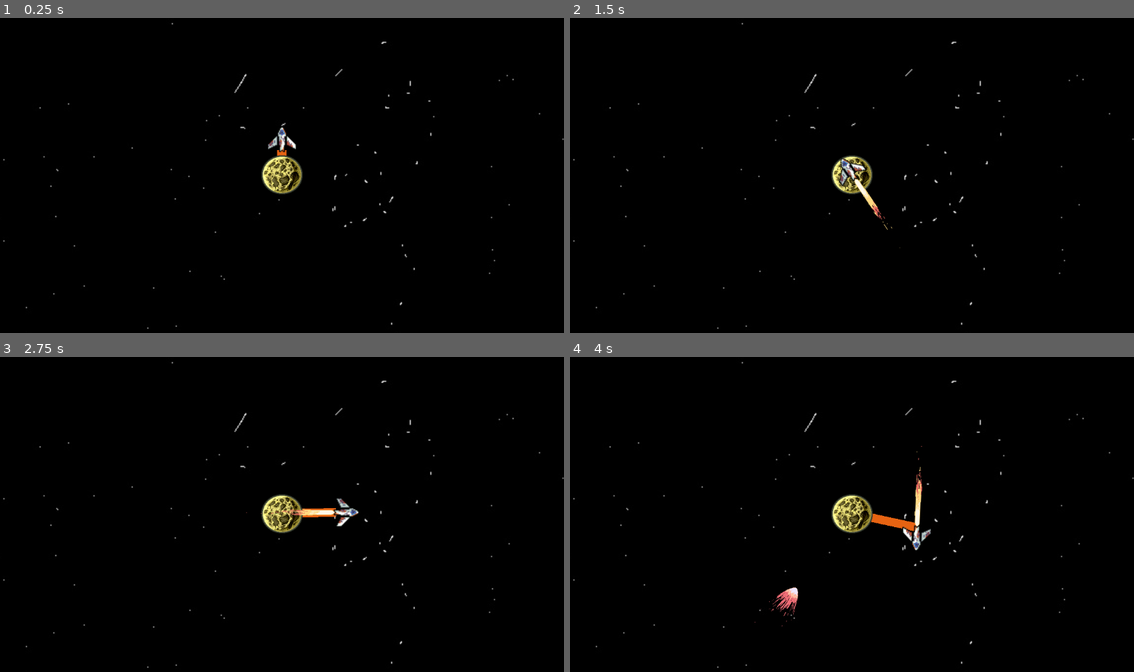
Above: before the commit, frames 1-4 (two rows, left to right).
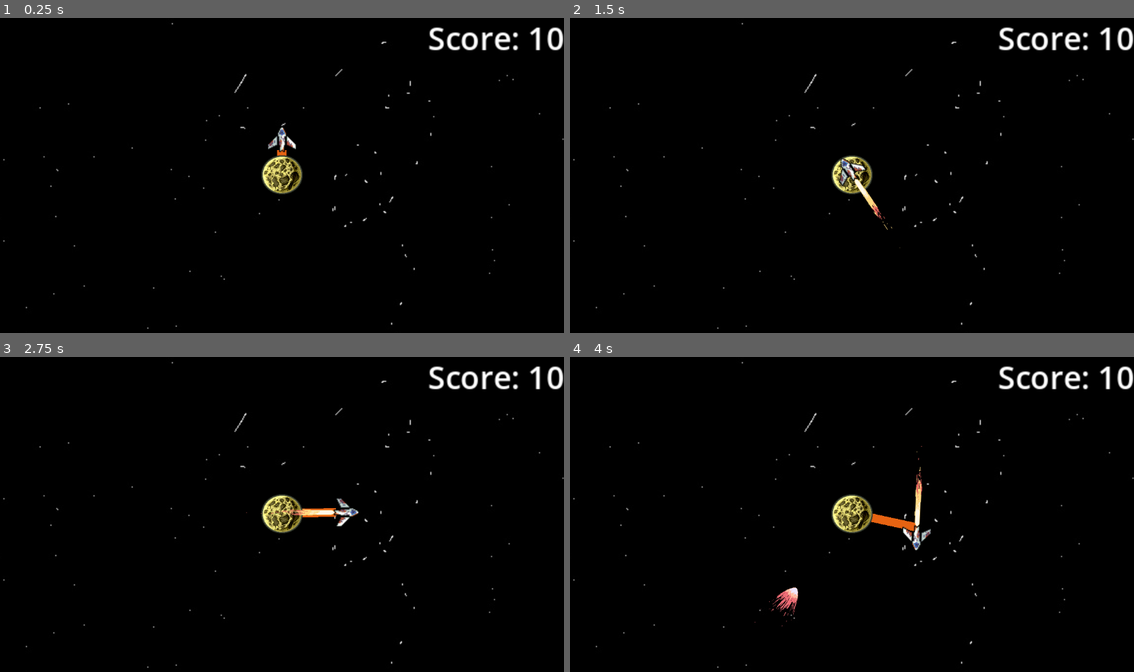
Above: after the commit, the same moments.

Repository: Fila2224/bounce-back
Game: Godot game, scene res://scenes/main_scene.tscn
Same seed, same stepped clock (60 frames per second), same inputs: the game is played once before the commit and once after it.
Inputs:
- Up to frame 1 (0.25 s): no input
- Up to frame 2 (1.5 s): tap Enter at 0.5 s; hold D (right) 0.53-1.28 s; tap Space (blip) at 0.6, 1.35 s; hold S (down) from 1.28 s (still down)
- Up to frame 3 (2.75 s): release S (down) at 2.03 s; hold D (right) from 2.03 s (still down); tap Space (blip) at 2.1 s
- Up to frame 4 (4 s): release D (right) at 2.78 s; hold Up (up) 2.78-3.53 s; tap Space (blip) at 2.85, 3.6 s; hold Left (left) from 3.53 s (still down)

The runs differ from the first frame. In frame 1, 0.8% of the frame differs, in the area x 75-100%, y 2-11%; in frame 2, 0.8%; in frame 3, 0.8%; in frame 4, 0.8%.

Commit message:
score variable and label

Diff:
--- a/scenes/main_scene.tscn
+++ b/scenes/main_scene.tscn
@@ -8,6 +8,16 @@
 
 [node name="main_scene" type="Node2D" unique_id=2002608082]
 script = ExtResource("6_main")
+
+[node name="score" type="Label" parent="." unique_id=1849201948]
+offset_left = 149.0
+offset_top = -162.0
+offset_right = 288.0
+offset_bottom = -117.0
+theme_override_colors/font_outline_color = Color(0, 0, 0, 1)
+theme_override_constants/outline_size = 6
+theme_override_font_sizes/font_size = 32
+text = "Score: 10"
 
 [node name="moon-center" parent="." unique_id=913706732 instance=ExtResource("2_pw63i")]
 scale = Vector2(0.3984375, 0.375)
@@ -21,10 +31,6 @@
 position = Vector2(0, -40)
 planet = NodePath("../moon-center")
 
-[node name="background" type="Sprite2D" parent="." unique_id=582689797]
-z_index = -10
-texture = ExtResource("1_0f027")
-
 [node name="Line2D" type="Line2D" parent="." unique_id=157903532 groups=["line"]]
 z_index = -5
 default_color = Color(1, 0.43137255, 0.078431375, 0.9019608)
@@ -33,3 +39,7 @@
 [node name="MeteorTimer" type="Timer" parent="." unique_id=787065549]
 wait_time = 2.5
 autostart = true
+
+[node name="background" type="Sprite2D" parent="." unique_id=582689797]
+z_index = -10
+texture = ExtResource("1_0f027")
--- a/scripts/main_scene.gd
+++ b/scripts/main_scene.gd
@@ -1,4 +1,9 @@
 extends Node2D
+
+## Počáteční skóre (začíná se s 10 body)
+@export var score: int = 10
+## Odkaz na Label pro zobrazení skóre
+@export var score_label: Label
 
 ## Scéna meteoru, která se bude generovat
 @export var meteor_scene: PackedScene = preload("res://scenes/meteor.tscn")
@@ -14,6 +19,10 @@
 @onready var spawn_timer: Timer = $MeteorTimer
 
 func _ready() -> void:
+	if not score_label:
+		score_label = find_child("score", true, false) as Label
+	update_score_display()
+
 	if spawn_timer:
 		spawn_timer.timeout.connect(_on_meteor_timer_timeout)
 		spawn_timer.wait_time = spawn_interval
@@ -63,4 +72,26 @@
 	if "moon_center" in meteor and moon_center:
 		meteor.moon_center = moon_center
 
+	# Připojení signálů pro změnu skóre
+	if meteor.has_signal("hit_rocket"):
+		meteor.hit_rocket.connect(_on_meteor_hit_rocket)
+	if meteor.has_signal("hit_moon"):
+		meteor.hit_moon.connect(_on_meteor_hit_moon)
+
 	add_child(meteor)
+
+## Raketa trefila meteor -> +1 bod
+func _on_meteor_hit_rocket() -> void:
+	add_score(1)
+
+## Meteor trefil měsíc -> -3 body
+func _on_meteor_hit_moon() -> void:
+	add_score(-3)
+
+func add_score(amount: int) -> void:
+	score += amount
+	update_score_display()
+
+func update_score_display() -> void:
+	if score_label:
+		score_label.text = "Score: " + str(score)
